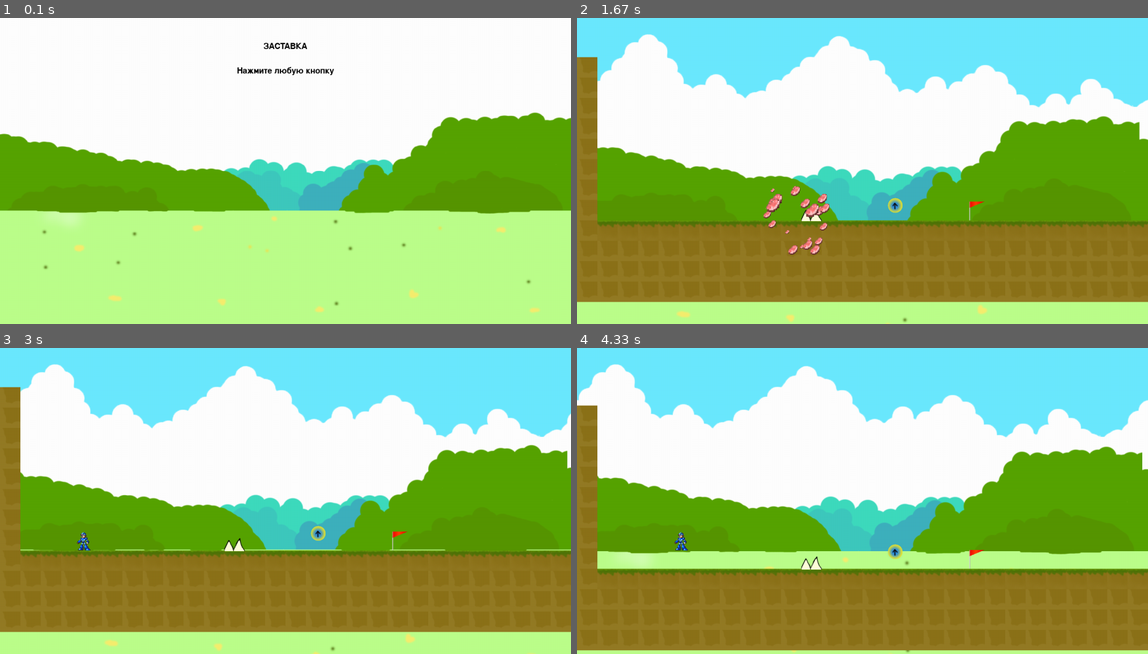
Above: before the commit, frames 1-4 (two rows, left to right).
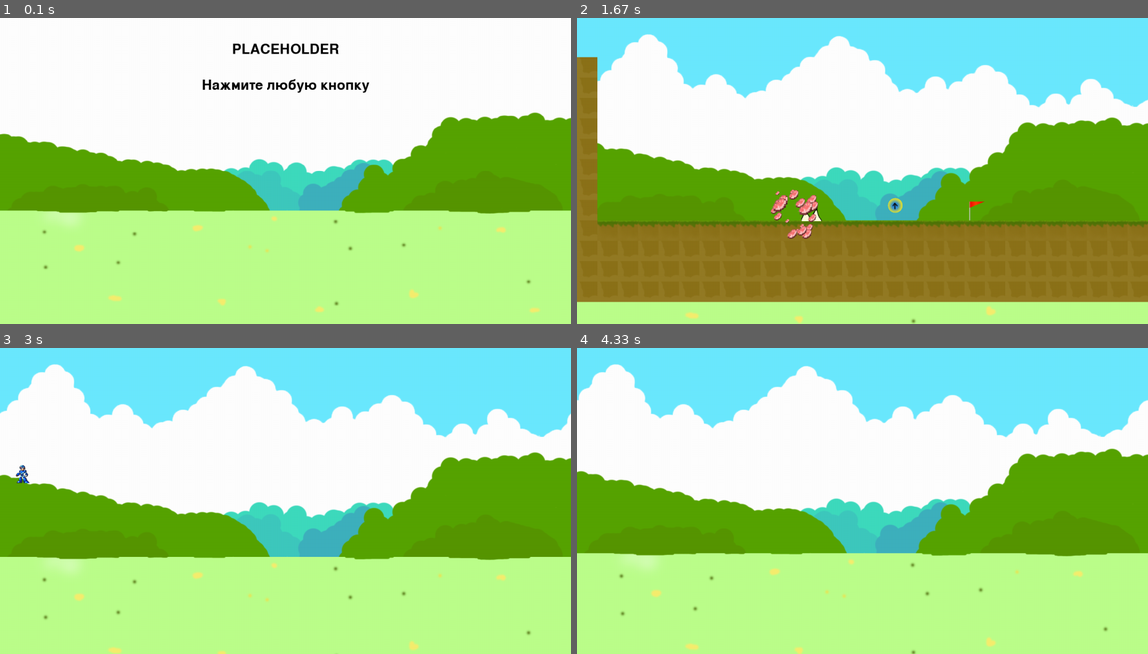
Above: after the commit, the same moments.

Repository: ArtemST2006/pygame-project
Game: pygame game, started from testyurself.py
Two runs of this game, one before a commit and one after it. Both use one fixed random seed, a clock stepped at 60 frames per second and the inputs below.
Inputs:
- Up to frame 1 (0.1 s): no input
- Up to frame 2 (1.67 s): hold Right 0.33-0.8 s; tap A at 0.83 s; hold D 1.17-1.63 s
- Up to frame 3 (3 s): hold Left 2.57-2.97 s
- Up to frame 4 (4.33 s): hold D 3-3.63 s; tap Space at 3.07, 3.37, 3.73, 4.03 s; hold Left 3.67-4.13 s

The runs differ from the first frame. In frame 1, 1.1% of the frame differs, in the area x 35-65%, y 8-25%; in frame 2, 3.2%; in frame 3, 33%, in the area x 0-100%, y 12-100%; in frame 4, 32%.

Commit message:
неудачный коммит

Diff:
--- a/testyurself.py
+++ b/testyurself.py
@@ -17,12 +17,12 @@
 
 
 def start_screen():
-    intro_text = ["ЗАСТАВКА", "",
+    intro_text = ["PLACEHOLDER", "",
                   "Нажмите любую кнопку"]
 
     fon = pygame.transform.scale(load_image('fon-1.png'), (screen.get_width(), screen.get_height()))
     screen.blit(fon, (0, 0))
-    font = pygame.font.Font(None, 30)
+    font = pygame.font.Font(None, 50)
     text_coord = 50
     for line in intro_text:
         string_rendered = font.render(line, 1, pygame.Color('black'))
@@ -223,7 +223,7 @@
 
 class Player(pygame.sprite.Sprite):
     def __init__(self, x, y):
-        super().__init__(all_sprites, player_sprite)
+        super().__init__(player_sprite)
         self.stop = pygame.transform.scale(load_image('stop_player.png'), (50, 46))
         self.image = self.stop
         self.rect = self.image.get_rect().move(x, y)
@@ -241,73 +241,74 @@
         self.count_star = 0
 
     def update(self):
-        if count == 0:
-            dx = 0
-            dy = 0
-
-            keys = pygame.key.get_pressed()
-            if keys[pygame.K_LEFT] or keys[pygame.K_a]:
-                dx += -10
-                self.count += 1
-                self.image = A_PLAYER_L[self.count % len(A_PLAYER_L)]
-                self.left = True
-            elif keys[pygame.K_RIGHT] or keys[pygame.K_d]:
-                dx += 10
-                self.count += 1
-                self.image = A_PLAYER_R[self.count % len(A_PLAYER_R)]
-                self.left = False
+        dx = 0
+        dy = 0
+
+        keys = pygame.key.get_pressed()
+        if keys[pygame.K_LEFT] or keys[pygame.K_a]:
+            dx += -10
+            self.count += 1
+            self.image = A_PLAYER_L[self.count % len(A_PLAYER_L)]
+            self.left = True
+        elif keys[pygame.K_RIGHT] or keys[pygame.K_d]:
+            dx += 10
+            self.count += 1
+            self.image = A_PLAYER_R[self.count % len(A_PLAYER_R)]
+            self.left = False
+        else:
+            if self.left:
+                self.image = self.stop
             else:
-                if self.left:
-                    self.image = self.stop
-                else:
-                    self.image = pygame.transform.flip(self.stop, True, False)
-
-            self.jump += 3
-            if self.jump > 30:
-                self.jump = 30
-            dy += self.jump
-
-            for sprite in platform_sprites:
-                if sprite not in player_sprite:
-                    if sprite.rect.colliderect(self.rect.x + dx, self.rect.y, self.width,
-                                               self.height):
-                        dx = 0
-                    if sprite.rect.colliderect(self.rect.x, self.rect.y + dy, self.width, self.height):
-                        if self.jump < 0:
-                            dy = sprite.rect.bottom - self.rect.top
-                            self.jump = 0
-                        elif self.jump >= 0:
-                            self.count_jump = 0
-                            dy = sprite.rect.top - self.rect.bottom
-                            self.jumpfly = False
-
-            for sprite in gain_sprites:
-                if sprite.rect.colliderect(self.rect.x, self.rect.y, self.width, self.height):
-                    sprite.kill()
-                    self.is_gain = True
-                    self.count_gain = 0
-
-            for sprite in star_point:
-                if sprite.rect.colliderect(self.rect.x, self.rect.y, self.width, self.height):
-                    sprite.kill()
-                    self.count_star += 1
-
-            for sprite in bublic_sprites:
+                self.image = pygame.transform.flip(self.stop, True, False)
+
+        self.jump += 3
+        if self.jump > 30:
+            self.jump = 30
+        dy += self.jump
+
+        for sprite in platform_sprites:
+            if sprite not in player_sprite:
+                if sprite.rect.colliderect(self.rect.x + dx, self.rect.y, self.width,
+                                           self.height):
+                    dx = 0
                 if sprite.rect.colliderect(self.rect.x, self.rect.y + dy, self.width, self.height):
-                    death_ship_sound.play()
-                    create_particles('death', (sprite.rect.x, sprite.rect.y))
-                    game = False
-
-            if self.is_gain:
-                self.count_gain += 1
-            if self.count_gain > 200:
-                self.is_gain = False
+                    if self.jump < 0:
+                        dy = sprite.rect.bottom - self.rect.top
+                        self.jump = 0
+                    elif self.jump >= 0:
+                        self.count_jump = 0
+                        dy = sprite.rect.top - self.rect.bottom
+                        self.jumpfly = False
+                        self.jump = 0
+
+        for sprite in gain_sprites:
+            if sprite.rect.colliderect(self.rect.x, self.rect.y, self.width, self.height):
+                sprite.kill()
+                self.is_gain = True
                 self.count_gain = 0
 
-            self.rect.x += dx
-            self.rect.y += dy
-
-            self.camera(dx)
+        for sprite in star_point:
+            if sprite.rect.colliderect(self.rect.x, self.rect.y, self.width, self.height):
+                sprite.kill()
+                self.count_star += 1
+
+        for sprite in bublic_sprites:
+            if sprite.rect.colliderect(self.rect.x, self.rect.y + dy, self.width, self.height):
+                death_ship_sound.play()
+                create_particles('death', (sprite.rect.x, sprite.rect.y))
+                game = False
+
+        if self.is_gain:
+            self.count_gain += 1
+        if self.count_gain > 200:
+            self.is_gain = False
+            self.count_gain = 0
+
+        self.rect.x += dx
+        self.rect.y += dy
+
+        self.camera(dx)
+        print(self.rect.y)
 
     def camera(self, dx):
         global left_border, right_border
@@ -542,6 +543,7 @@
     game_won = load_sound_little('sounds/game-won.ogg')
     play_music(1)
 
+    LEVELS = ["map.txt", "test_map.txt"]
     BLOCK = {'ship': 'ship.png', 'trava': 'trava.png',
              'zelma': 'zelma.png', '5': 'gain/big_jump.png',
              '1': 'star.png', 'push': 'pusha/push.png',
@@ -571,27 +573,27 @@
     background_animation = 0
     background_animation_pole_x = 0
     background_animation_pole_y = 0
-
     player, level_x, level_y, weight_map, = generate_level(load_level('test_map.txt'))
     left_border = player.rect.x
     right_border = weight_map * 50 - player.rect.x - 50
 
     camera = Camera()
 
-    FPS = 30
+    current_level_index = 0
     count = 0
     game = True
     running = True
     while running:
         # установка флага
         if (pygame.sprite.spritecollideany(player, obstacles_sprites) or
-                pygame.sprite.spritecollideany(player, enemy_sprites)) and game:
+                pygame.sprite.spritecollideany(player, enemy_sprites)) and game:  # смерть
             death_ship_sound.play()
             player.kill()
             game = False
             create_particles('death', (player.rect.x, player.rect.y))
             count = 0
-        if pygame.sprite.spritecollideany(player, win_pos) and game:
+        if pygame.sprite.spritecollideany(player, win_pos) and game:  # прохождение уровня
+            current_level_index += 1
             game_won.play()
             player.kill()
             game = False
@@ -647,28 +649,28 @@
         camera.dx = 0
         if not game:
             count += 1
-            if count > 30:  # выход меню
+            if count > 30:
                 screen.fill((0, 0, 0))
-                all_sprites = pygame.sprite.Group()  # все спрайты
-                player_sprite = pygame.sprite.Group()  # игрок
-                platform_sprites = pygame.sprite.Group()  # поверхности
-                obstacles_sprites = pygame.sprite.Group()  # препятствия
-                enemy_sprites = pygame.sprite.Group()  # враги
-                zombie_sprites = pygame.sprite.Group()  # зомби
-                bublic_sprites = pygame.sprite.Group()  # бублик враг
-                puska_sprites = pygame.sprite.Group()  # пушка
+                all_sprites = pygame.sprite.Group()
+                player_sprite = pygame.sprite.Group()
+                platform_sprites = pygame.sprite.Group()
+                obstacles_sprites = pygame.sprite.Group()
+                enemy_sprites = pygame.sprite.Group()
+                zombie_sprites = pygame.sprite.Group()
+                bublic_sprites = pygame.sprite.Group()
+                puska_sprites = pygame.sprite.Group()
                 pulki = pygame.sprite.Group()
-                death = pygame.sprite.Group()  # star
+                death = pygame.sprite.Group()
                 win_pos = pygame.sprite.Group()
                 star_point = pygame.sprite.Group()
-                gain_sprites = pygame.sprite.Group()  # все усиления
+                gain_sprites = pygame.sprite.Group()
                 gain_big_jump = pygame.sprite.Group()
-
-                player, level_x, level_y, weight_map, = generate_level(load_level('test_map.txt'))
-                print(platform_sprites)
+                player, level_x, level_y, weight_map, = generate_level(load_level(LEVELS[current_level_index]))
+
                 count = 0
                 game = True
-
+        player_sprite.update()
+        player_sprite.draw(screen)
         pygame.display.flip()
         clock.tick(FPS)
     pygame.display.quit()
